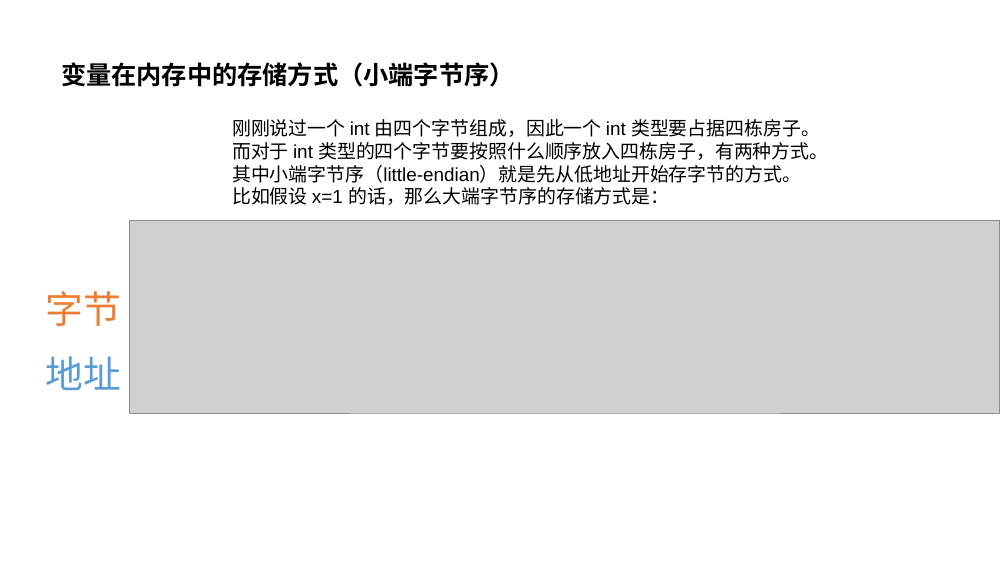
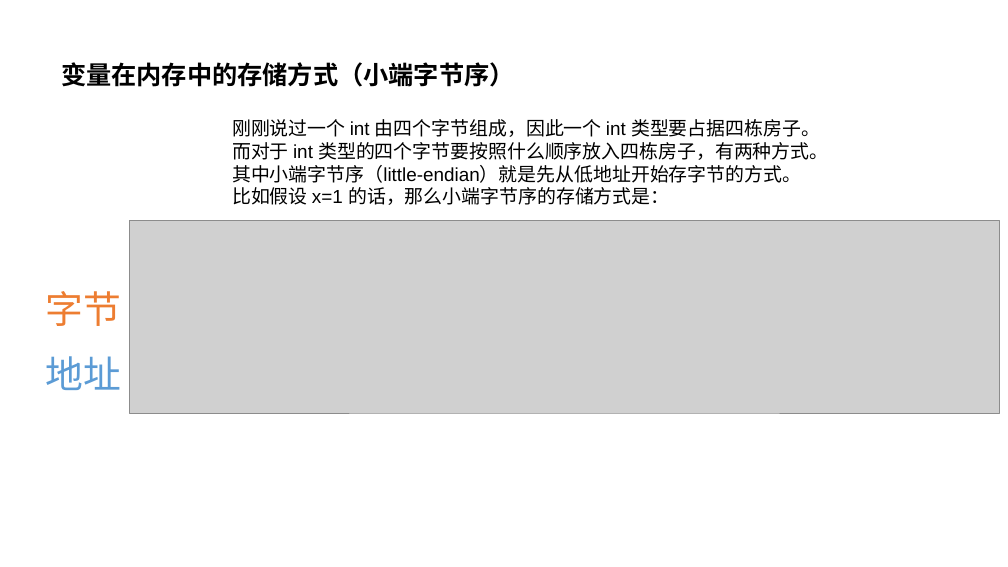
Before and after one commit to parallel101/course, a slide deck: slide 50 of 12/slides.pptx. Drawn at 1008x567 pixels with LibreOffice and Linux fonts; fonts in the diff are those of the drawing; grey boxes stand for pictures. Boxes give left, top, right and bottom in pixels: in the first picture for what was removed or moved away, otherwise in the second. Text is boxed around its words. In the diff, an @@ line names an element or a change of style, - is before the commit and + after.

```diff
--- a/12/slides.pptx
+++ b/12/slides.pptx
@@ text at box(232, 187, 669, 205): text changed @@
-比如假设 x=1 的话，那么大端字节序的存储方式是：
+比如假设 x=1 的话，那么小端字节序的存储方式是：
```
Also in this commit, not shown: 7 other slides changed, 23 other files.
